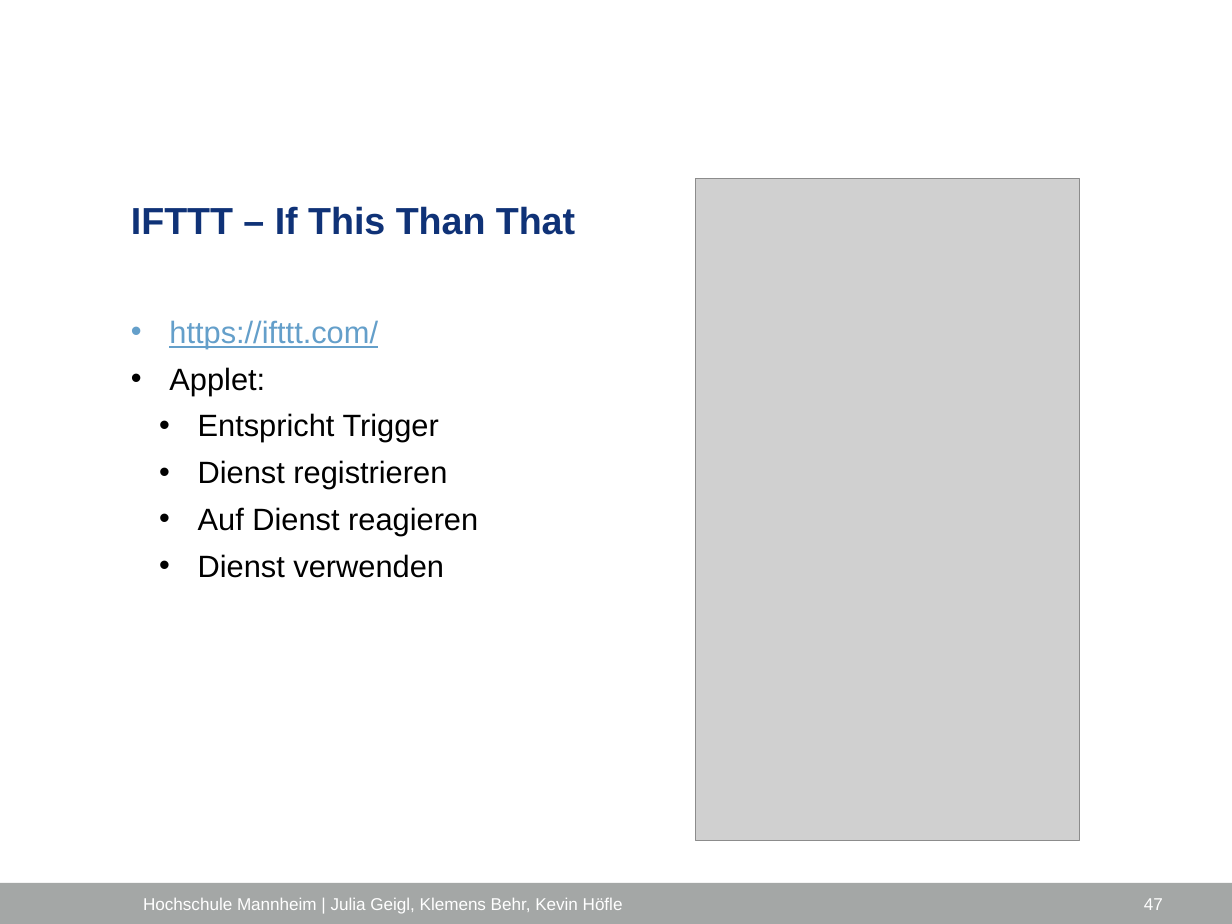
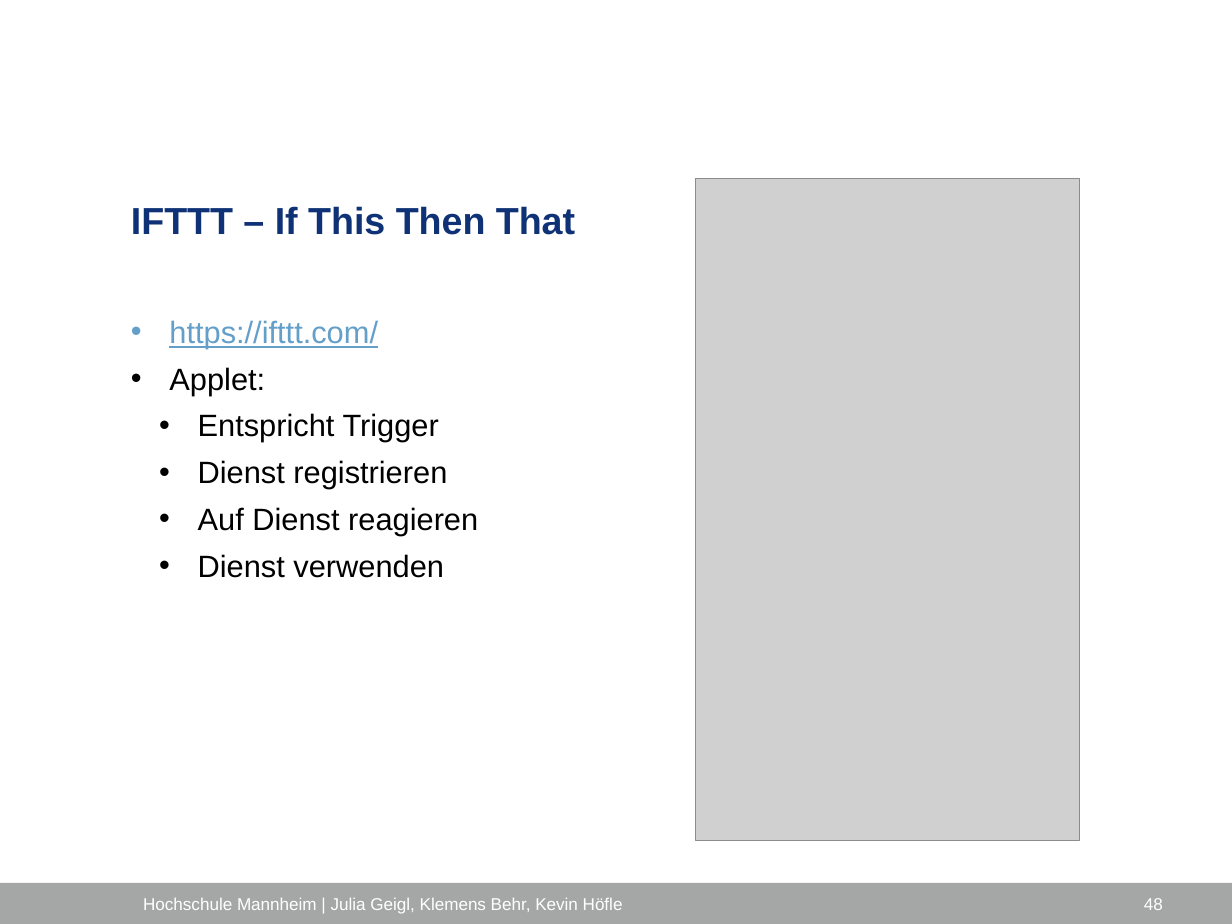
Before and after one commit to ProjektlaborEmbeddedSecurity/Presentation, a slide deck: slide 48 of PES_FH_VERS.pptx (slide 47 before the commit). Drawn at 1232x924 pixels with LibreOffice and Linux fonts; fonts in the diff are those of the drawing; grey boxes stand for pictures; background and template pictures are left out. Boxes give left, top, right and bottom in pixels: in the first picture for what was removed or moved away, otherwise in the second. Text is boxed around its words. In the diff, an @@ line names an element or a change of style, - is before the commit and + after.

```diff
--- a/PES_FH_VERS.pptx
+++ b/PES_FH_VERS.pptx
@@ title at (131, 206, 575, 235): text changed @@
-IFTTT – If This Than That
+IFTTT – If This Then That
@@ page number at (1144, 898, 1163, 910): text changed @@
-47
+48
```
Also in this commit, not shown: 10 other slides changed, 1 slide added.
